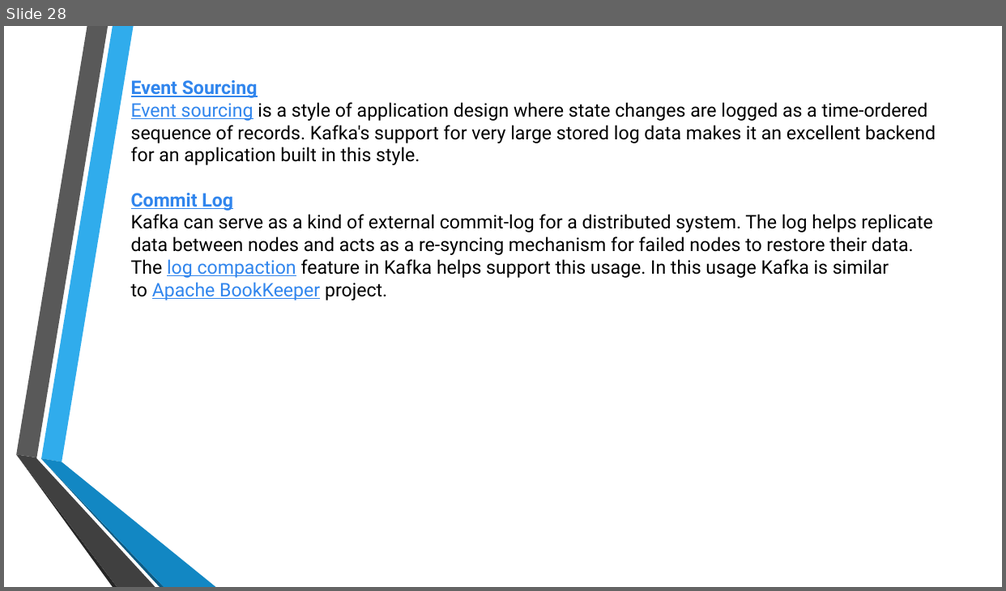
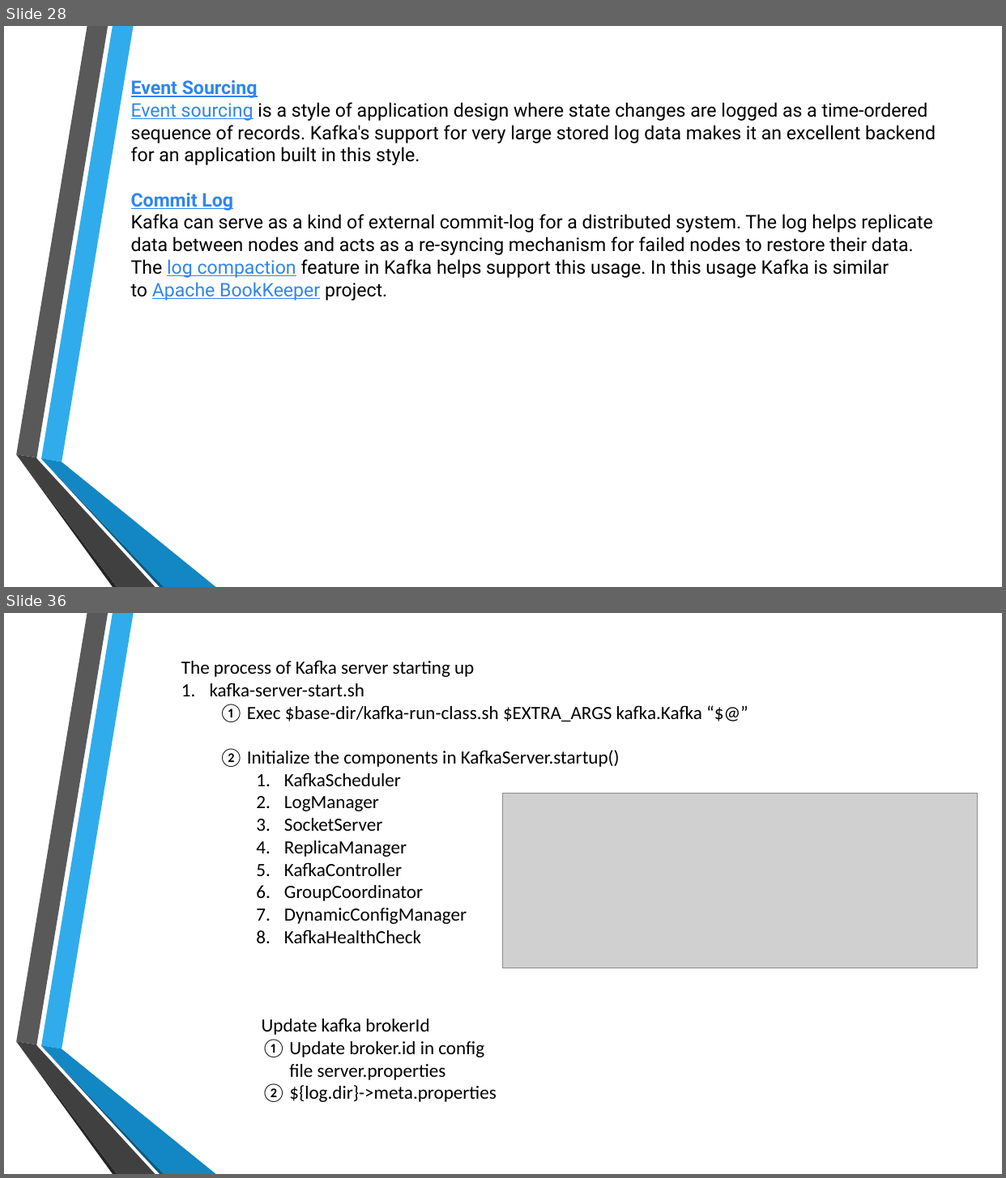
Before and after one commit to RobertLii/Tutorials, a slide deck: Kafka introduction.pptx. Shown one above the other, each under a label of ours: slide 28 before the commit, slides 28 and 36 after it; the slides between them are not shown. The pictures are 1006x591 and 1006x1178 pixels, drawn with LibreOffice and Linux fonts; fonts in the diff are those of the drawing; grey boxes stand for pictures; background and template pictures are left out. Boxes give left, top, right and bottom in pixels: in the first picture for what was removed or moved away, otherwise in the second. Text is boxed around its words. In the diff, an @@ line names an element or a change of style, - is before the commit and + after.

```diff
--- a/Kafka introduction.pptx
+++ b/Kafka introduction.pptx
@@ slide 36 added at (4,613,1002,1174), background picture (left out); not listed: 6 template elements that a slide beside it also shows @@
@@ text added at (181,660,702,943), 18 pt, text #000000 @@
+The process of Kafka server starting up
+1. kafka-server-start.sh
+  1. Exec $base-dir/kafka-run-class.sh $EXTRA_ARGS kafka.Kafka “$@”
+  2. Initialize the components in KafkaServer.startup()
+    1. KafkaScheduler
+    2. LogManager
+    3. SocketServer
+    4. ReplicaManager
+    5. KafkaController
+    6. GroupCoordinator
+    7. DynamicConfigManager
+    8. KafkaHealthCheck
@@ picture added at (503,794,978,969) @@
@@ text added at (262,1018,496,1102), 18 pt, text #000000 @@
+Update kafka brokerId
+1. Update broker.id in config file server.properties
+2. ${log.dir}->meta.properties
```
Also in this commit, not shown: 2 slides changed, 35 other slides added.
